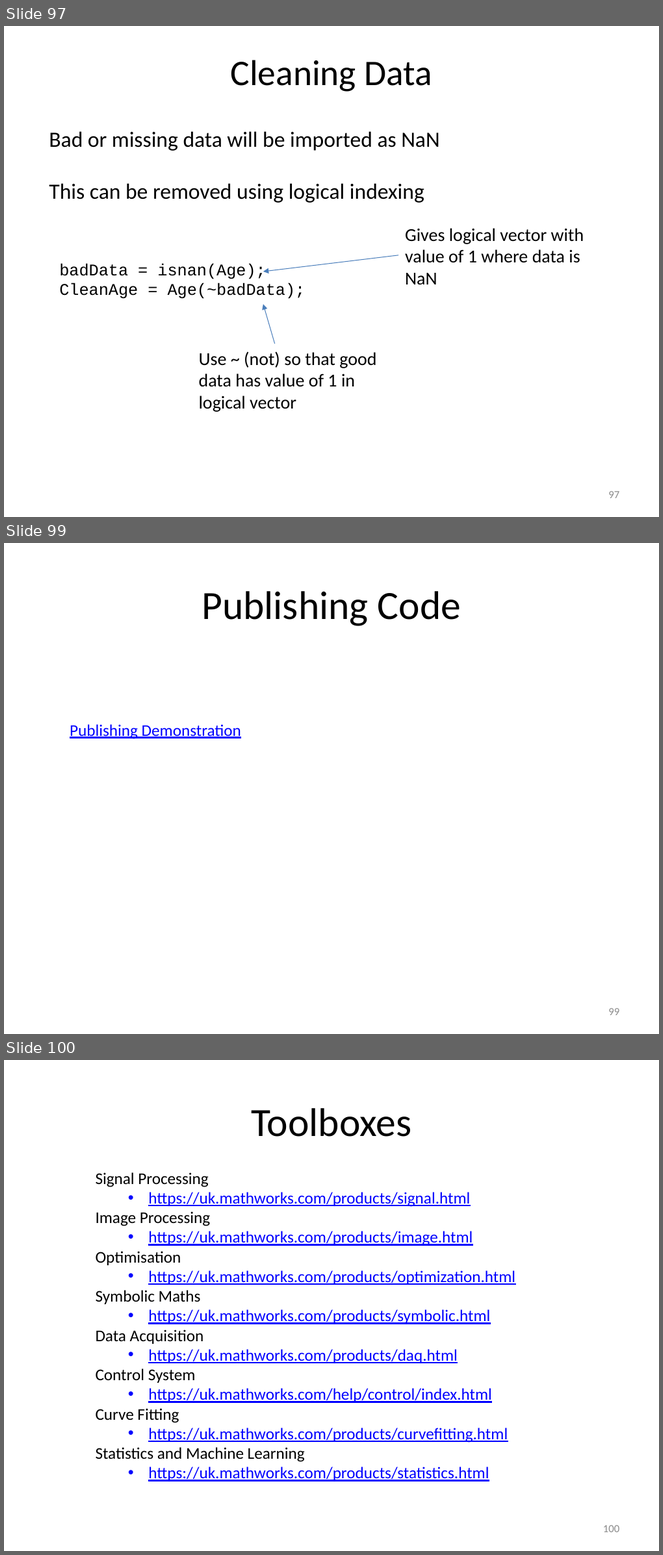
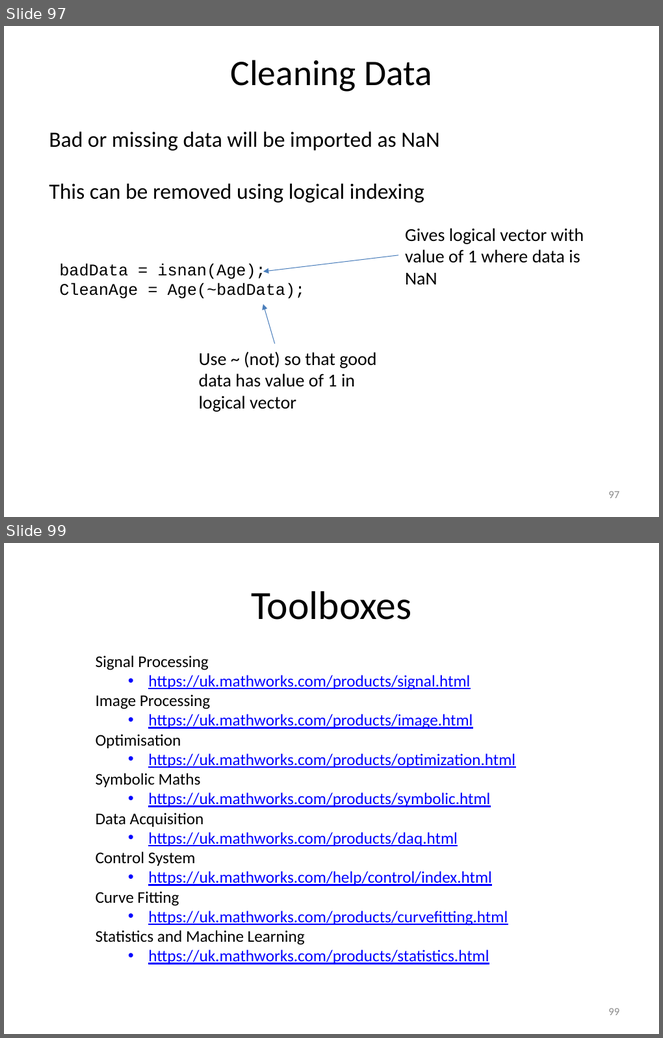
Before and after one commit to louisepb/MatlabBasicCourse, a slide deck: Introduction to MATLAB for Engineers.pptx. Shown one above the other, each under a label of ours: slides 97, 99 and 100 before the commit, slides 97 and 99 after it; the slides between them are not shown. The pictures are 663x1555 and 663x1038 pixels, drawn with LibreOffice and Linux fonts; fonts in the diff are those of the drawing. Boxes give left, top, right and bottom in pixels: in the first picture for what was removed or moved away, otherwise in the second. Text is boxed around its words. In the diff, an @@ line names an element or a change of style, - is before the commit and + after.

```diff
--- a/Introduction to MATLAB for Engineers.pptx
+++ b/Introduction to MATLAB for Engineers.pptx
@@ slide 99 removed at (4,543,659,1034), background #FFFFFF @@
@@ title removed at (202,591,461,626) @@
-Publishing Code
@@ text removed at (70,724,241,739) @@
-Publishing Demonstration
@@ page number removed at (608,1008,620,1016) @@
-99
@@ what was slide 100 is now slide 99 @@
@@ page number at (608,1008,620,1016): text changed @@
-100
+99
```
Also in this commit, not shown: 5 slides changed, 1 other file.
